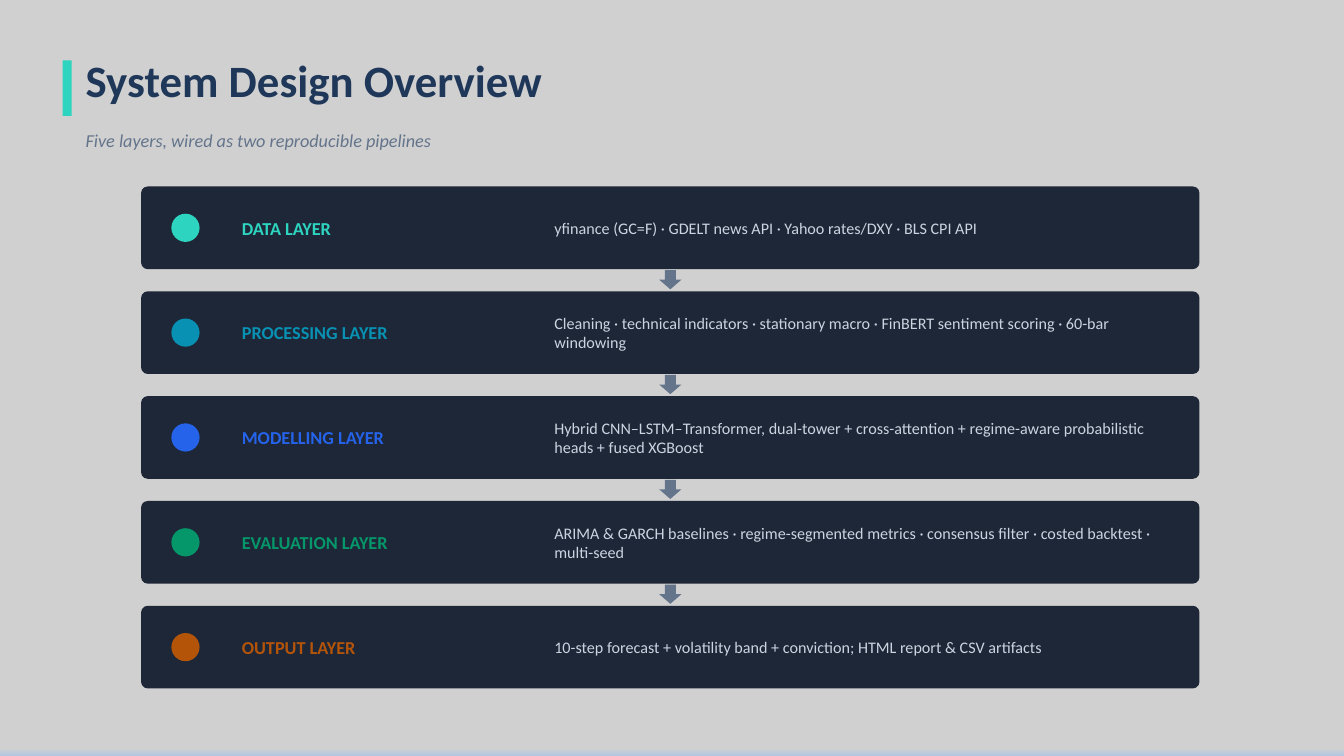
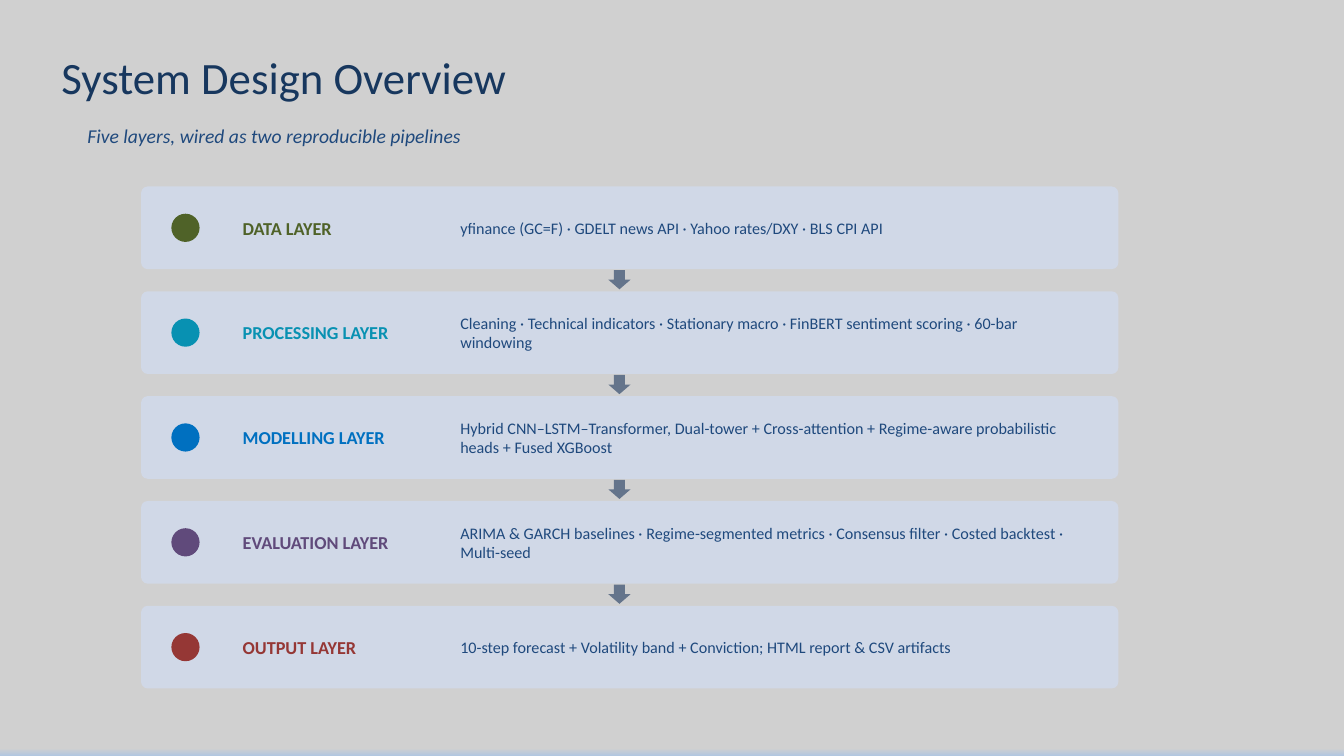
Before and after one commit to SudhakarPuppala/Forex_Price_Prediction, a slide deck: slide 16 of ppt/Midterm_Presentation.pptx. Drawn at 1344x756 pixels with LibreOffice and Linux fonts; fonts in the diff are those of the drawing. Boxes give left, top, right and bottom in pixels: in the first picture for what was removed or moved away, otherwise in the second. Text is boxed around its words. In the diff, an @@ line names an element or a change of style, - is before the commit and + after.

```diff
--- a/ppt/Midterm_Presentation.pptx
+++ b/ppt/Midterm_Presentation.pptx
@@ text "System Design Overview": place and size @@
-text "System Design Overview" at [86,65,542,105]
+text "System Design Overview" at [61,63,506,102]
@@ text "System Design Overview" at [61,63,506,102]: text colour #1F3759 to #17375E, bold off; less space between paragraphs; vertical alignment top to middle @@
@@ rectangle removed at [63,60,72,116] @@
@@ text "Five layers, wired as two ..." at [87,129,460,146]: size 13 to 14 pt, text colour #64748B to #1F497D @@
@@ rounded rectangle: place and size @@
-rounded rectangle at [141,187,1200,269]
+rounded rectangle at [141,187,1119,269]
@@ ellipse at [171,214,200,242]: fill #2DD4BF to #4F6228 @@
@@ text "DATA LAYER" at [243,223,332,235]: text colour #2DD4BF to #4F6228 @@
@@ text "yfinance (GC=F) · GDELT news ...": place and size @@
-text "yfinance (GC=F) · GDELT news ..." at [554,222,977,237]
+text "yfinance (GC=F) · GDELT news ..." at [460,222,883,237]
@@ text "yfinance (GC=F) · GDELT news ..." at [460,222,883,237]: text colour #CBD5E1 to #1F497D @@
@@ rounded rectangle: place and size @@
-rounded rectangle at [141,291,1200,374]
+rounded rectangle at [141,291,1119,374]
@@ text at [460,318,1017,351]: text changed; text colour #CBD5E1 to #1F497D @@
-Cleaning · technical indicators · stationary macro · FinBERT sentiment scoring · 60-bar windowing
+Cleaning · Technical indicators · Stationary macro · FinBERT sentiment scoring · 60-bar windowing
@@ rounded rectangle: place and size @@
-rounded rectangle at [141,396,1200,479]
+rounded rectangle at [141,396,1119,479]
@@ ellipse at [171,423,200,452]: fill #2563EB to #0070C0 @@
@@ text "MODELLING LAYER" at [243,432,385,444]: text colour #2563EB to #0070C0 @@
@@ text at [460,423,1056,453]: text changed; text colour #CBD5E1 to #1F497D @@
-Hybrid CNN–LSTM–Transformer, dual-tower + cross-attention + regime-aware probabilistic heads + fused XGBoost
+Hybrid CNN–LSTM–Transformer, Dual-tower + Cross-attention + Regime-aware probabilistic heads + Fused XGBoost
@@ rounded rectangle: place and size @@
-rounded rectangle at [141,501,1200,584]
+rounded rectangle at [141,501,1119,584]
@@ ellipse at [171,528,200,557]: fill #059669 to #604A7B @@
@@ text "EVALUATION LAYER" at [243,537,389,549]: text colour #059669 to #604A7B @@
@@ text at [460,528,1055,558]: text changed; text colour #CBD5E1 to #1F497D @@
-ARIMA & GARCH baselines · regime-segmented metrics · consensus filter · costed backtest · multi-seed
+ARIMA & GARCH baselines · Regime-segmented metrics · Consensus filter · Costed backtest · Multi-seed
@@ 4 down arrows: place and size @@
-4 down arrows at [659,270,682,604]
+4 down arrows at [609,270,631,604]
@@ fill #1E2738 to #D0D8E8 in 5 elements at [141,187,1119,269], [141,291,1119,374], [141,396,1119,479], [141,501,1119,584], [141,606,1119,689] @@
@@ rounded rectangle: place and size @@
-rounded rectangle at [141,606,1200,689]
+rounded rectangle at [141,606,1119,689]
@@ ellipse at [171,633,200,661]: fill #B45409 to #953735 @@
@@ text "OUTPUT LAYER" at [243,642,356,654]: text colour #B45409 to #953735 @@
@@ text at [460,642,951,656]: text changed; text colour #CBD5E1 to #1F497D @@
-10-step forecast + volatility band + conviction; HTML report & CSV artifacts
+10-step forecast + Volatility band + Conviction; HTML report & CSV artifacts
```
Also in this commit, not shown: 12 other slides changed, 8 other files.
